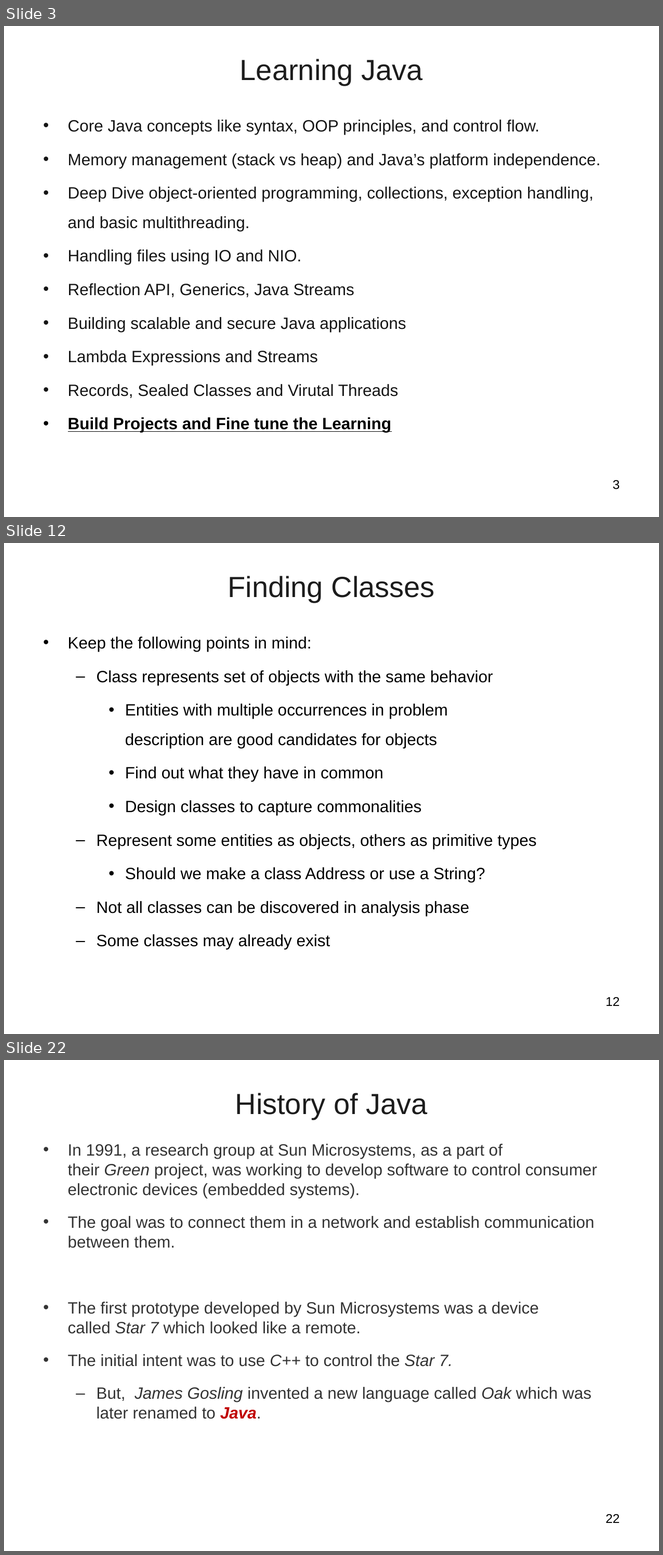
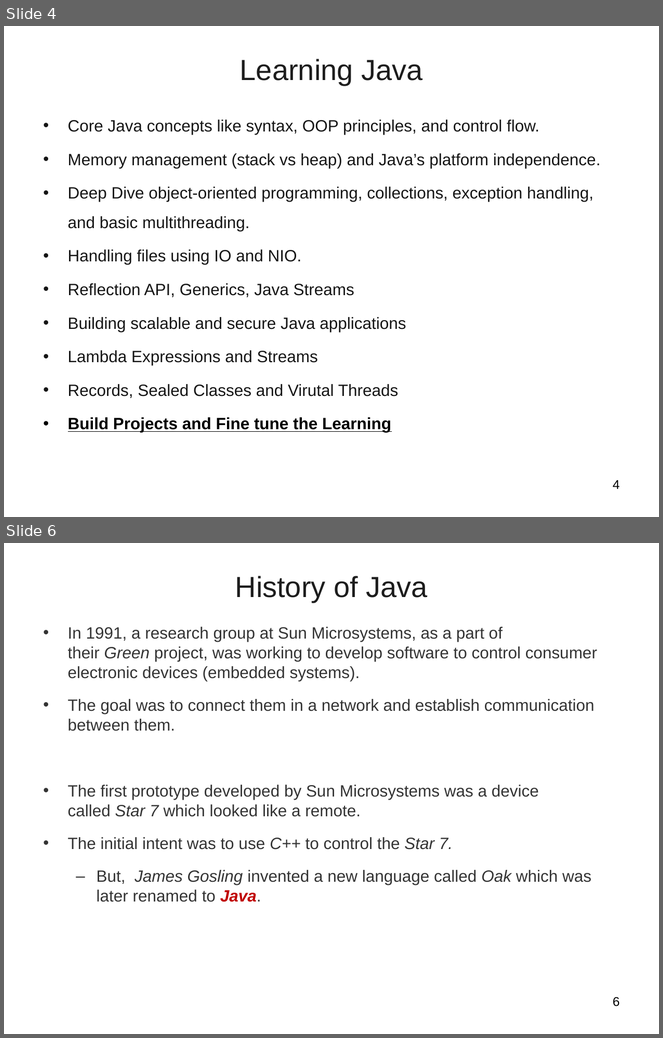
Before and after one commit to vatsanTraining/training_july_2025, a slide deck: Day1.ppt. Shown one above the other, each under a label of ours: slides 3, 12 and 22 before the commit, slides 4 and 6 after it; the slides between them are not shown. The pictures are 663x1555 and 663x1038 pixels, drawn with LibreOffice and Linux fonts; fonts in the diff are those of the drawing; background and template pictures are left out. Boxes give left, top, right and bottom in pixels: in the first picture for what was removed or moved away, otherwise in the second. Text is boxed around its words. In the diff, an @@ line names an element or a change of style, - is before the commit and + after.

```diff
--- a/Day1.ppt
+++ b/Day1.ppt
@@ slide 12 removed at (x1=4, y1=543, x2=659, y2=1034), background picture (left out) @@
@@ title removed at (x1=228, y1=576, x2=435, y2=603) @@
-Finding Classes
@@ text removed at (x1=68, y1=637, x2=536, y2=950) @@
-• Keep the following points in mind:
-  – Class represents set of objects with the same behavior
-    • Entities with multiple occurrences in problem
-      description are good candidates for objects
-    • Find out what they have in common
-    • Design classes to capture commonalities
-  – Represent some entities as objects, others as primitive types
-    • Should we make a class Address or use a String?
-  – Not all classes can be discovered in analysis phase
-  – Some classes may already exist
@@ page number removed at (x1=606, y1=997, x2=620, y2=1006) @@
-12
@@ what was slide 3 is now slide 4 @@
@@ page number at (x1=613, y1=480, x2=620, y2=489): text changed @@
-3
+4
@@ what was slide 22 is now slide 6 @@
@@ page number at (x1=613, y1=997, x2=620, y2=1007): text changed @@
-22
+6
```
Also in this commit, not shown: 2 slides added, 17 other slides removed, 6 other files.
